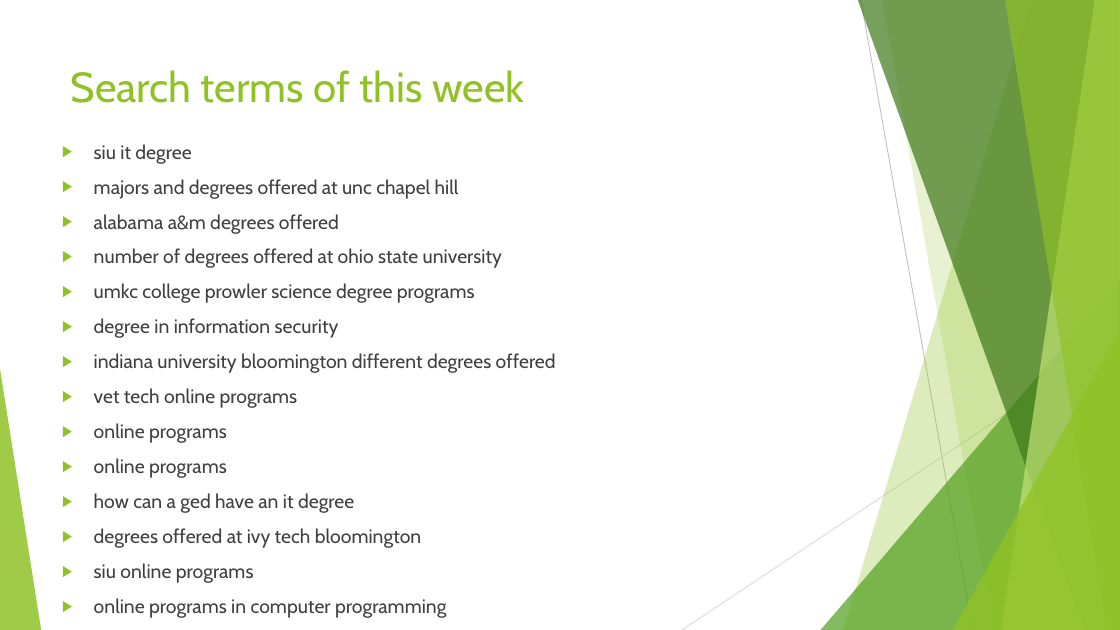
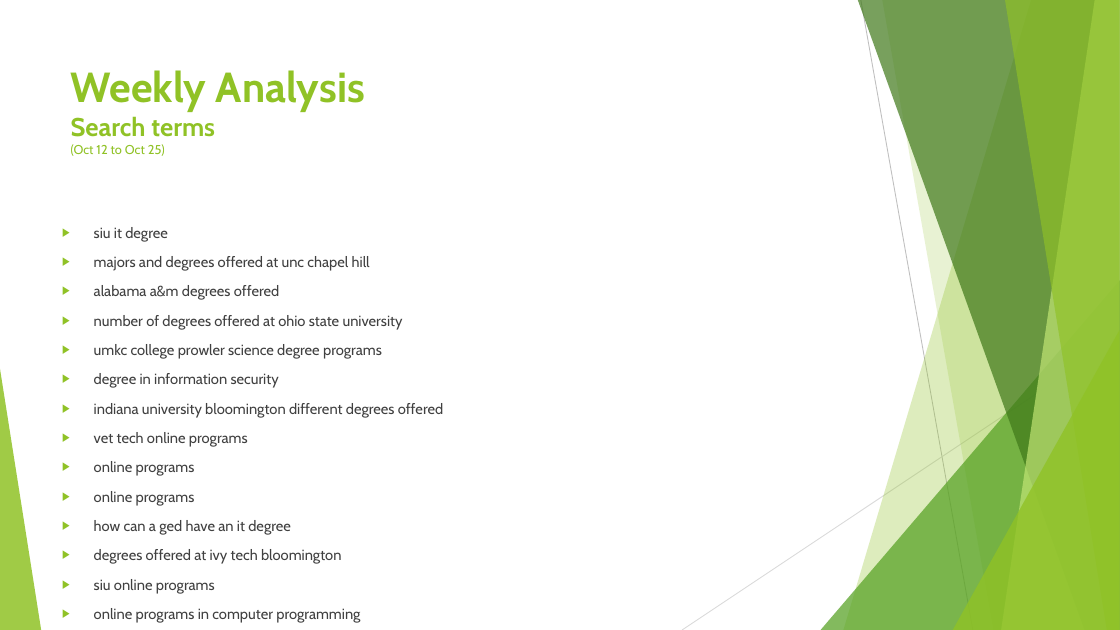
Before and after one commit to Felix9431/SEM, a slide deck: slide 9 of GoogleAdwords_Reports/10-27-2017_Adwords-Reeport.pptx (slide 5 before the commit). Drawn at 1120x630 pixels with LibreOffice and Linux fonts; fonts in the diff are those of the drawing. Boxes give left, top, right and bottom in pixels: in the first picture for what was removed or moved away, otherwise in the second. Text is boxed around its words. In the diff, an @@ line names an element or a change of style, - is before the commit and + after.

```diff
--- a/GoogleAdwords_Reports/10-27-2017_Adwords-Reeport.pptx
+++ b/GoogleAdwords_Reports/10-27-2017_Adwords-Reeport.pptx
@@ title at [71,70,365,156]: text changed; bold on @@
-Search terms of this week
+Weekly Analysis
+Search terms
+(Oct 12 to Oct 25)
@@ text "siu it degree": place and size @@
-text "siu it degree" at [94,144,556,583]
+text "siu it degree" at [94,227,443,594]
@@ text "siu it degree" at [94,227,443,594]: size 16.6 to 12.6 pt @@
```
Also in this commit, not shown: 3 other slides changed, 5 slides added, 1 slide removed.
